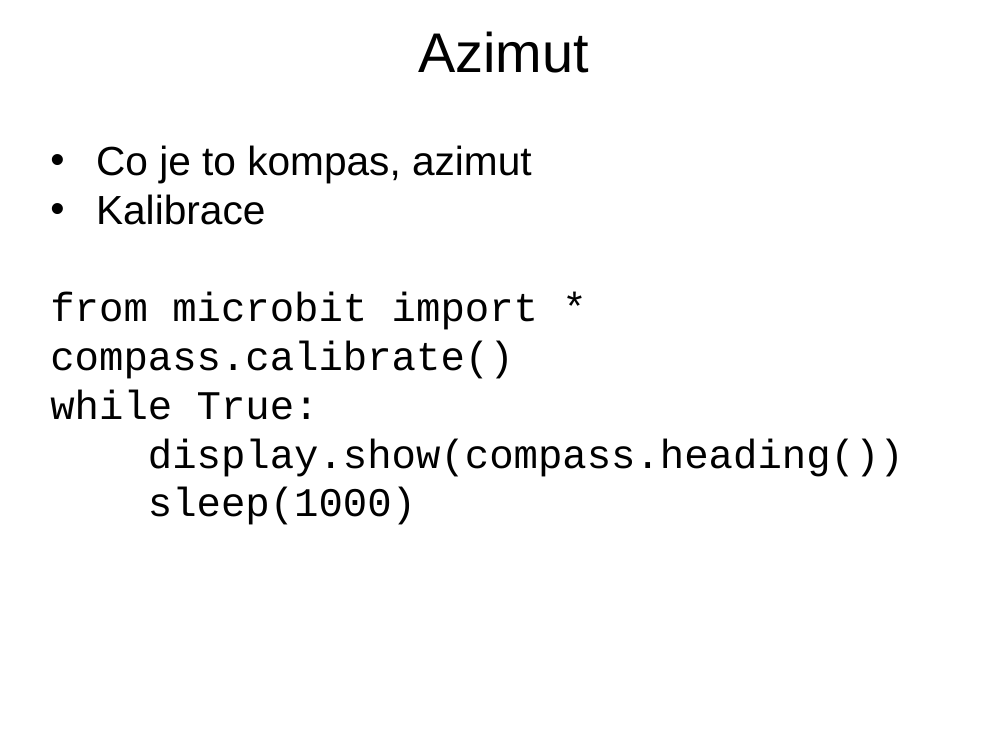
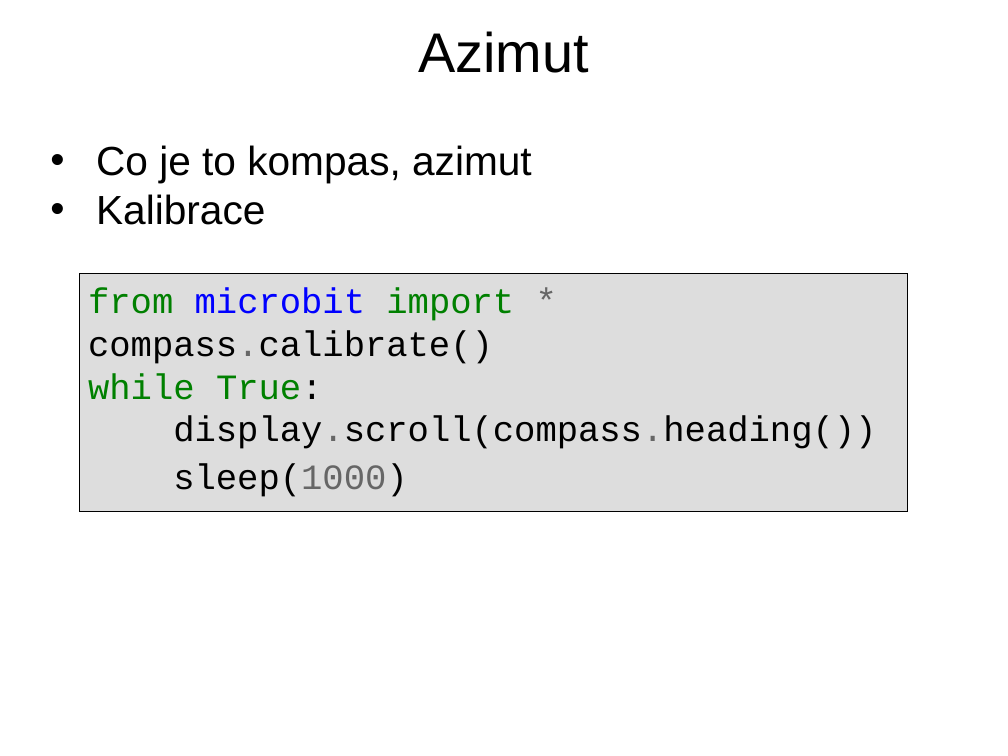
Before and after one commit to jipech/PRIM-microbit, a slide deck: slide 2 of 04-Poloha/01_Pro_ucitele/Prezentace/43-kompass.pptx. Drawn at 1008x756 pixels with LibreOffice and Linux fonts; fonts in the diff are those of the drawing; background and template pictures are left out. Boxes give left, top, right and bottom in pixels: in the first picture for what was removed or moved away, otherwise in the second. Text is boxed around its words. In the diff, an @@ line names an element or a change of style, - is before the commit and + after.

```diff
--- a/04-Poloha/01_Pro_ucitele/Prezentace/43-kompass.pptx
+++ b/04-Poloha/01_Pro_ucitele/Prezentace/43-kompass.pptx
@@ rectangle "from microbit import *": place and size @@
-rectangle "from microbit import *" at (50,145,904,525)
+rectangle "from microbit import *" at (80,273,908,511)
@@ rectangle "from microbit import *" at (80,273,908,511): fill none to #DDDDDD; outline none to #000000 0.75 pt @@
@@ text in rectangle at (88,288,514,497): size 32 to 28 pt in "from microbit import *", "compass.calibrate()", "while True:", "sleep(1000)"; text colour #000000 to #008000 in "from import", "while True:"; text colour #000000 to #0000FF in "microbit"; text colour #000000 to #666666 in "*", "compass.calibrate()", "sleep(1000)" @@
@@ text in rectangle at (173,416,876,449): text changed; size 32 to 28 pt @@
-display.show(compass.heading())
+display.scroll(compass.heading())
```
Also in this commit, not shown: 3 other slides changed, 41 other files.
